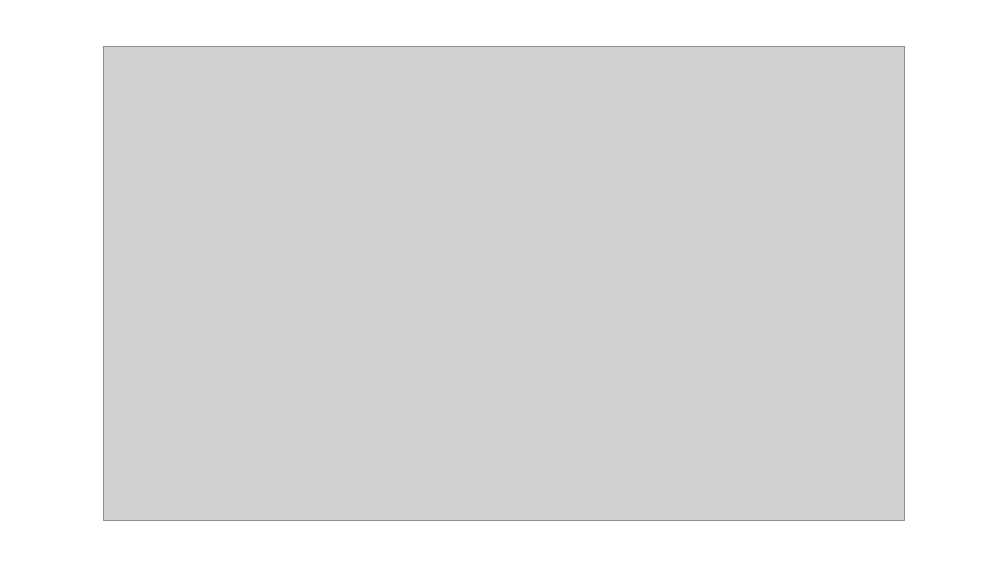
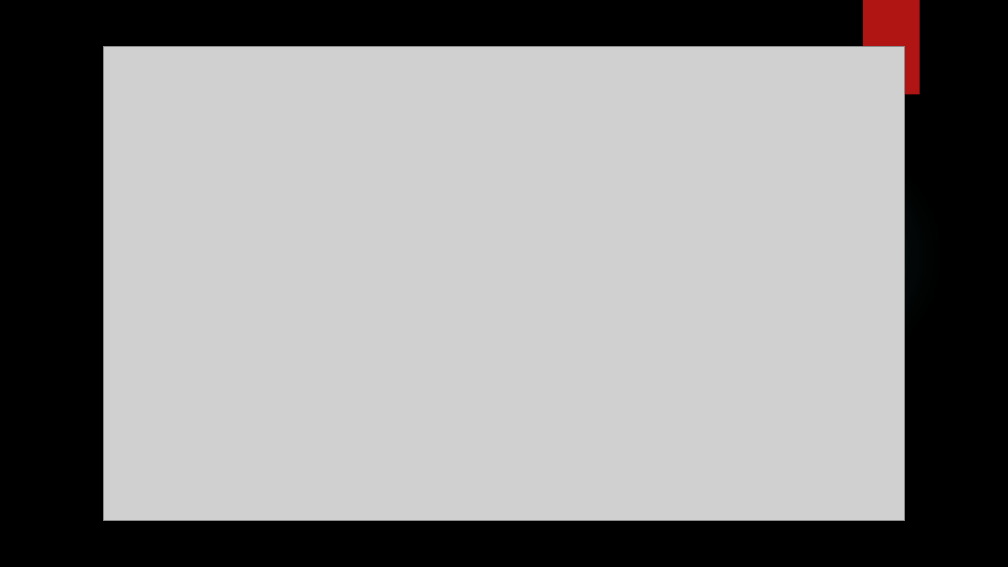
Before and after one commit to scohe001/SOLID-Presentation, a slide deck: slide 5 of PowerPoint/SOLID-Interface.pptx (slide 2 before the commit). Drawn at 1008x567 pixels with LibreOffice and Linux fonts; fonts in the diff are those of the drawing; grey boxes stand for pictures; background and template pictures are left out. Boxes give left, top, right and bottom in pixels: in the first picture for what was removed or moved away, otherwise in the second. Text is boxed around its words. In the diff, an @@ line names an element or a change of style, - is before the commit and + after.

```diff
--- a/PowerPoint/SOLID-Interface.pptx
+++ b/PowerPoint/SOLID-Interface.pptx
@@ background #FFFFFF to picture (left out) @@
@@ rectangle added at <box>863,0,920,95</box>, fill #B01513 @@
@@ ellipse added at <box>712,138,944,371</box>, fill gradient #50B9C1 @@
```
Also in this commit, not shown: 3 other slides changed, 3 slides added, 3 other files.
